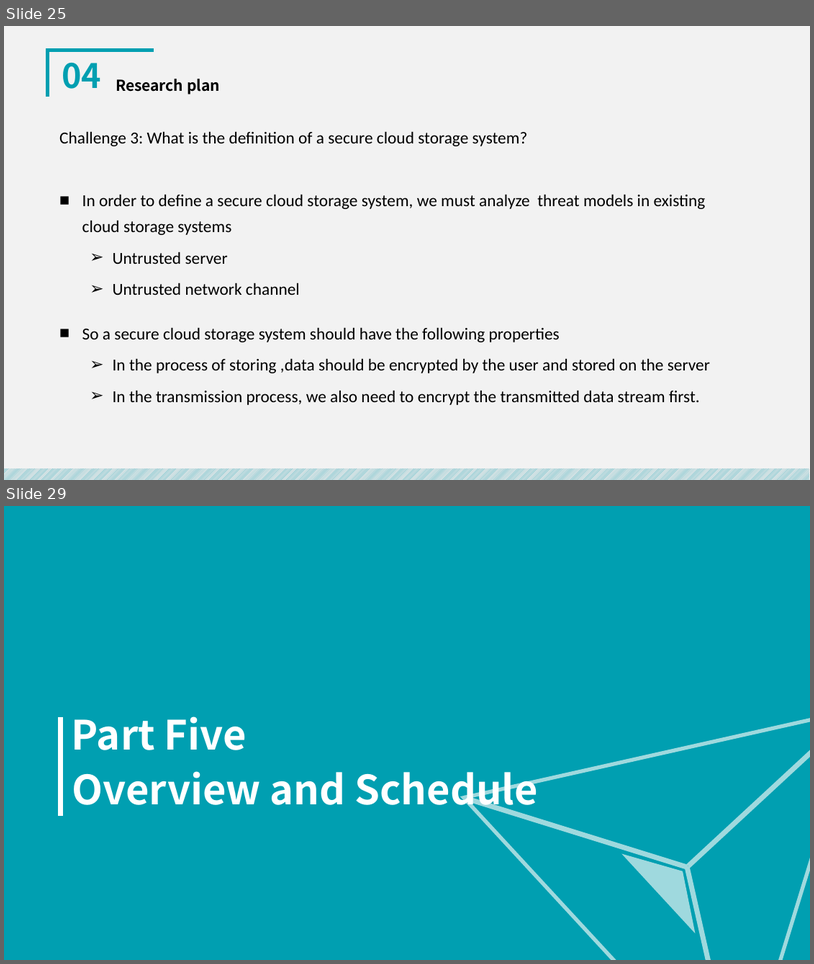
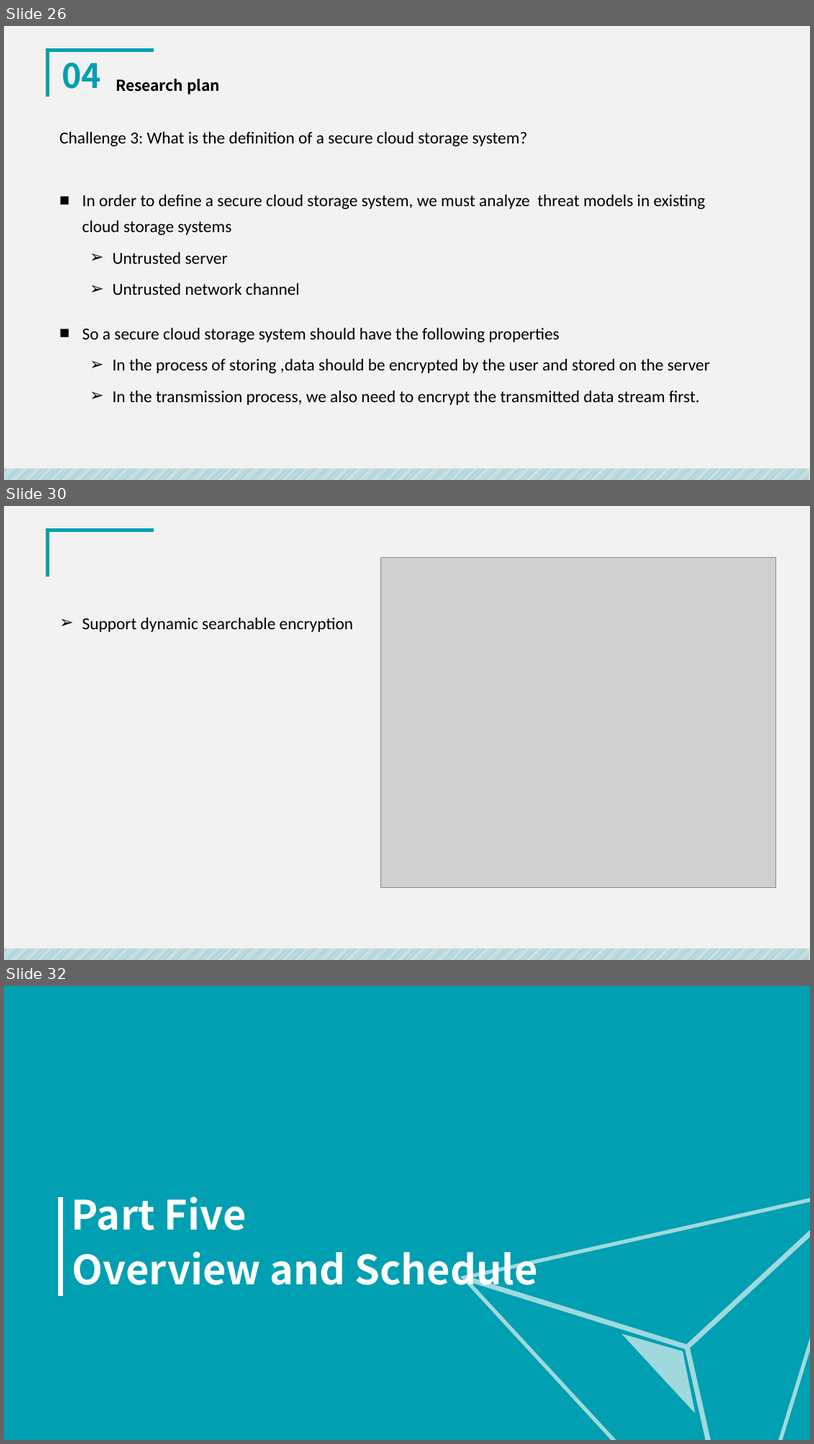
Before and after one commit to royalvald/MediumTest, a slide deck: 开题/中期答辩.pptx. Shown one above the other, each under a label of ours: slides 25 and 29 before the commit, slides 26, 30 and 32 after it; the slides between them are not shown. The pictures are 814x964 and 814x1444 pixels, drawn with LibreOffice and Linux fonts; fonts in the diff are those of the drawing; grey boxes stand for pictures. Boxes give left, top, right and bottom in pixels: in the first picture for what was removed or moved away, otherwise in the second. Text is boxed around its words. In the diff, an @@ line names an element or a change of style, - is before the commit and + after.

```diff
--- a/开题/中期答辩.pptx
+++ b/开题/中期答辩.pptx
@@ slide 30 added at (4, 506, 810, 960), background #F2F2F2; not listed: 2 template elements that a slide beside it also shows @@
@@ picture added at (381, 557, 777, 888) @@
@@ text added at (82, 617, 353, 632), 20 pt, text #000000 @@
+➢ Support dynamic searchable encryption
@@ what was slide 25 is now slide 26 @@
@@ what was slide 29 is now slide 32 @@
```
Also in this commit, not shown: 16 slides changed, 3 other slides added, 1 slide removed, 3 other files.
